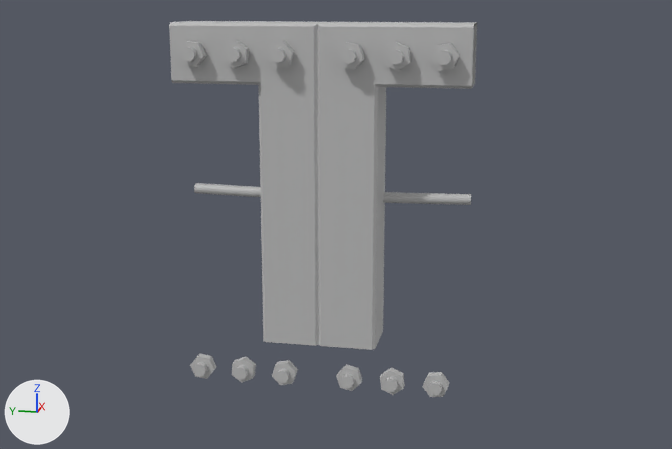
The FBX model Assets/MotherDuckLEVELS/Team001Teachers-PolyWoodside/Meshes/Props/Prop_Railing_002_Bridge_Mid.fbx: old version first, new version second.
Camera for both pictures: a 50 mm lens placed at (-3.09, -0.66, 1.19), pointed at (-0.03, -0.05, 0.42). The axes (+X, +Y, +Z) are drawn at lower left. The lights are the same throughout. Where no turn or scale is listed for an object, it has been applied to the vertices. Vertices at the same position are counted once.

The older version as bpy lines, for what is in view:
```python
me_mesh = bpy.data.meshes.new('Mesh')
me_mesh.from_pydata(...)  # 426 vertices, 378 faces; spans x -0.14..0.14, y -0.5..0.5, z -0.145..1.1
me_mesh.materials.append(mat_lambert1)  # grey #bcbcbc
ob_prop_railing_002_bridge_mid = bpy.data.objects.new('Prop_Railing_002_Bridge_Mid', me_mesh)
ob_prop_railing_002_bridge_mid.location = (-0.023, 0.0, 0.0)
```
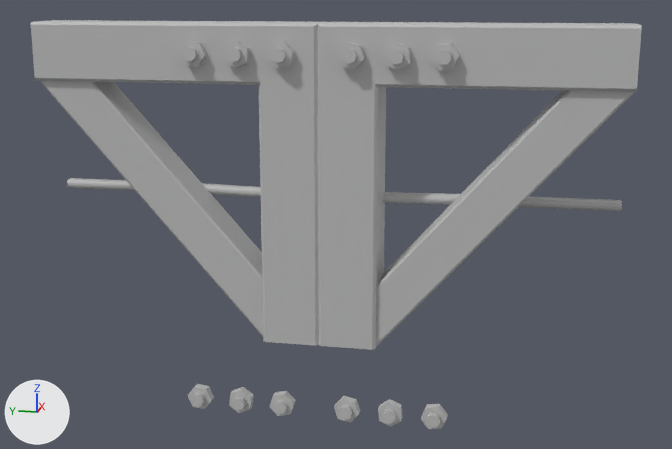
Boxes [x1, y1, x2, y2] around the edits, measured in the pictures (672 x 449 px; the box of a moved part takes in the faces that stretch with it):
'Prop_Railing_002_Bridge_Mid', reshaped, moved (98% wider, 9% taller)
    before: [169, 21, 477, 397]
    after: [31, 20, 642, 429]
part 1 of me_mesh, moved or reshaped
    before: [272, 360, 298, 385]
    after: [269, 391, 296, 416]
part 2 of me_mesh, moved or reshaped
    before: [276, 368, 290, 383]
    after: [273, 399, 288, 414]
part 3 of me_mesh, moved or reshaped
    before: [232, 356, 256, 383]
    after: [229, 387, 254, 413]
part 4 of me_mesh, moved or reshaped
    before: [234, 365, 249, 380]
    after: [232, 396, 246, 411]
part 5 of me_mesh, moved or reshaped
    before: [190, 354, 216, 379]
    after: [188, 384, 214, 409]
part 6 of me_mesh, moved or reshaped
    before: [194, 362, 208, 376]
    after: [191, 392, 205, 407]
part 7 of me_mesh, moved or reshaped
    before: [336, 364, 362, 391]
    after: [334, 396, 360, 422]
part 8 of me_mesh, moved or reshaped
    before: [341, 373, 355, 388]
    after: [339, 405, 353, 420]
part 9 of me_mesh, moved or reshaped
    before: [380, 367, 405, 395]
    after: [378, 399, 403, 427]
part 10 of me_mesh, moved or reshaped
    before: [384, 377, 398, 392]
    after: [382, 408, 397, 424]
part 11 of me_mesh, moved or reshaped
    before: [423, 372, 449, 397]
    after: [421, 404, 448, 429]
part 12 of me_mesh, moved or reshaped
    before: [429, 380, 442, 395]
    after: [427, 412, 440, 428]
part 13 of me_mesh, rebuilt (98% wider)
    before: [169, 21, 477, 350]
    after: [31, 20, 642, 350]
part 14 of me_mesh, added
    after: [40, 81, 263, 336]
part 15 of me_mesh, added
    after: [376, 90, 634, 347]
part 16 of me_mesh, added
    after: [383, 192, 622, 211]
part 17 of me_mesh, added
    after: [67, 178, 261, 197]

The edits, one by one:
me_mesh is used by ob_prop_railing_002_bridge_mid; location (-0.023, 0.0, 0.0).
me_mesh had 426 vertices, 378 faces and spanned x -0.14..0.14, y -0.5..0.5, z -0.145..1.1.
me_mesh now has 540 vertices, 468 faces and spans x -0.2..0.121, y -1.0..1.0, z -0.245..1.1.
me_mesh part 1: the loose piece of 13 vertices spanning x -0.116..-0.087, y 0.072..0.159, z -0.143..-0.057 is moved by (-0.061, 0.0, -0.1).
me_mesh part 2: the loose piece of 17 vertices spanning x -0.14..-0.115, y 0.092..0.139, z -0.123..-0.077 is moved by (-0.061, 0.0, -0.1).
me_mesh part 3: the loose piece of 13 vertices spanning x -0.116..-0.087, y 0.224..0.306, z -0.145..-0.055 is moved by (-0.061, 0.0, -0.1).
me_mesh part 4: the loose piece of 17 vertices spanning x -0.14..-0.115, y 0.242..0.288, z -0.123..-0.077 is moved by (-0.061, 0.0, -0.1).
me_mesh part 5: the loose piece of 13 vertices spanning x -0.116..-0.087, y 0.371..0.46, z -0.141..-0.059 is moved by (-0.061, 0.0, -0.1).
me_mesh part 6: the loose piece of 17 vertices spanning x -0.14..-0.115, y 0.394..0.437, z -0.122..-0.078 is moved by (-0.061, 0.0, -0.1).
me_mesh part 7: the loose piece of 13 vertices spanning x -0.116..-0.087, y -0.159..-0.072, z -0.143..-0.057 is moved by (-0.061, 0.0, -0.1).
me_mesh part 8: the loose piece of 17 vertices spanning x -0.14..-0.115, y -0.139..-0.092, z -0.123..-0.077 is moved by (-0.061, 0.0, -0.1).
me_mesh part 9: the loose piece of 13 vertices spanning x -0.116..-0.087, y -0.306..-0.224, z -0.145..-0.055 is moved by (-0.061, 0.0, -0.1).
me_mesh part 10: the loose piece of 17 vertices spanning x -0.14..-0.115, y -0.288..-0.242, z -0.123..-0.077 is moved by (-0.061, 0.0, -0.1).
me_mesh part 11: the loose piece of 13 vertices spanning x -0.116..-0.087, y -0.46..-0.371, z -0.141..-0.059 is moved by (-0.061, 0.0, -0.1).
me_mesh part 12: the loose piece of 17 vertices spanning x -0.14..-0.115, y -0.437..-0.394, z -0.122..-0.078 is moved by (-0.061, 0.0, -0.1).
me_mesh part 13: the loose piece of 46 vertices spanning x -0.077..0.123, y -0.5..0.5, z 0.0..1.1 is rebuilt with 46 vertices and now spans x -0.1..0.1, y -1.0..1.0, z 0.0..1.1.
me_mesh part 14: a new loose piece of 16 vertices spanning x -0.08..0.08, y 0.0..1.0, z 0.0..0.9, in mat_lambert1 (grey #bcbcbc).
me_mesh part 15: a new loose piece of 16 vertices spanning x -0.08..0.08, y -1.0..0.0, z 0.0..0.9, in mat_lambert1 (grey #bcbcbc).
me_mesh part 16: a new loose piece of 15 vertices spanning x 0.055..0.117, y -1.0..-0.2, z 0.481..0.519, in mat_lambert1 (grey #bcbcbc).
me_mesh part 17: a new loose piece of 15 vertices spanning x 0.055..0.117, y 0.2..1.0, z 0.481..0.519, in mat_lambert1 (grey #bcbcbc).
Object 'Prop_Railing_002_Bridge_Mid' (ob_prop_railing_002_bridge_mid) moves from (-0.023, 0.0, 0.0) to (0.0, 0.0, 0.0).
